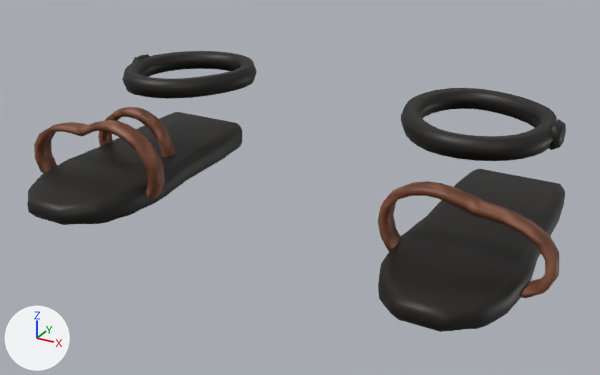
Before and after pictures for a commit that changed the glTF model assets/pirates/items/v5/sandals_male_hi.glb.
Both versions are drawn from a 50 mm camera at (0.326, -0.639, 0.31) aimed at (0.007, -0.059, 0.02). The lights are fixed; the arrows at lower left show +X, +Y and +Z. The older version comes first. Vertices at exactly the same position are counted once.

Script lines for the objects in view, before the commit:
```python
me_sandals_male_hi = bpy.data.meshes.new('sandals_male_hi')
me_sandals_male_hi.from_pydata(...)  # 2710 vertices, 5432 faces; spans x -0.244..0.241, y -0.19..0.056, z -0.003..0.099
me_sandals_male_hi.materials.append(mat_sandals)
ob_sandals_male_hi = bpy.data.objects.new('sandals_male_hi', me_sandals_male_hi)
ob_sandals_male_hi.location = (0.0, 0.0, 0.0)
```
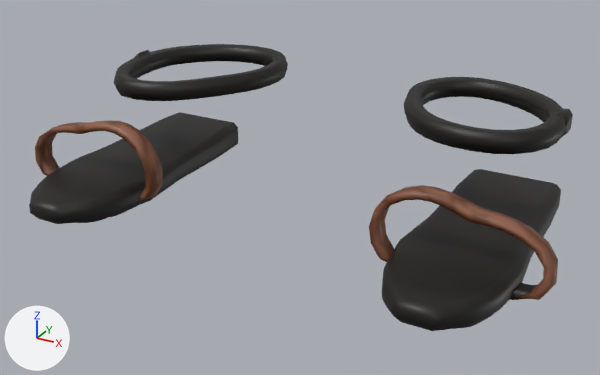
Where the change shows, as pixel boxes (x1, y1, x2, y2) in the pictures (600 x 375 px; the box of a moved part takes in the faces that stretch with it):
'sandals_male_hi', reshaped: before (27, 51, 566, 332); after (29, 44, 573, 331)
part 1 of me_sandals_male_hi, rebuilt: before (27, 112, 242, 225); after (29, 112, 238, 224)
part 2 of me_sandals_male_hi, rebuilt: before (401, 88, 557, 161); after (404, 77, 566, 154)
part 3 of me_sandals_male_hi, rebuilt (29% wider, 18% taller): before (122, 51, 257, 99); after (114, 44, 288, 101)
part 4 of me_sandals_male_hi, added (mostly hidden): after (134, 50, 150, 58)
part 5 of me_sandals_male_hi, added: after (557, 109, 573, 138)
part 6 of me_sandals_male_hi, deleted (brown): before (98, 107, 176, 157)
part 7 of me_sandals_male_hi, deleted: before (549, 119, 566, 150)
part 8 of me_sandals_male_hi, deleted (mostly hidden): before (132, 54, 149, 63)
part 9 of me_sandals_male_hi, moved or reshaped: before (378, 169, 565, 332); after (369, 169, 561, 331)
part 10 of me_sandals_male_hi, moved or reshaped: before (34, 120, 165, 200); after (35, 120, 163, 200)

Diff of the bpy script that builds the scene:
```diff
--- a/assets/pirates/items/v5/sandals_male_hi.glb.py
+++ b/assets/pirates/items/v5/sandals_male_hi.glb.py
@@ me_sandals_male_hi @@
 # used by ob_sandals_male_hi; location = (0.0, 0.0, 0.0)
-me_sandals_male_hi.from_pydata(...)  # 2710 vertices, 5432 faces; spans x -0.244..0.241, y -0.19..0.056, z -0.003..0.099
+me_sandals_male_hi.from_pydata(...)  # 2402 vertices, 4808 faces; spans x -0.242..0.24, y -0.191..0.09, z -0.003..0.099
+# me_sandals_male_hi part 1: the loose piece of 212 vertices spanning x -0.222..-0.11, y -0.19..0.056, z -0.003..0.023 is rebuilt with 212 vertices and now spans x -0.216..-0.117, y -0.191..0.055, z -0.003..0.023
+# me_sandals_male_hi part 2: the loose piece of 160 vertices spanning x 0.081..0.208, y -0.078..0.056, z 0.08..0.096 is rebuilt with 160 vertices and now spans x 0.068..0.211, y -0.058..0.088, z 0.08..0.096
+# me_sandals_male_hi part 3: the loose piece of 160 vertices spanning x -0.201..-0.084, y -0.069..0.054, z 0.08..0.096 is rebuilt with 160 vertices and now spans x -0.21..-0.065, y -0.08..0.09, z 0.08..0.096
+# me_sandals_male_hi part 4: a new loose piece of 73 vertices spanning x -0.215..-0.204, y -0.005..0.019, z 0.077..0.099, in mat_sandals
+# me_sandals_male_hi part 5: a new loose piece of 69 vertices spanning x 0.199..0.211, y 0.009..0.033, z 0.078..0.098, in mat_sandals
+# me_sandals_male_hi part 6: the loose piece of 314 vertices spanning x -0.22..-0.133, y -0.059..-0.046, z 0.001..0.061 is deleted
+# me_sandals_male_hi part 7: the loose piece of 71 vertices spanning x 0.201..0.213, y -0.023..0.002, z 0.077..0.099 is deleted
+# me_sandals_male_hi part 8: the loose piece of 69 vertices spanning x -0.207..-0.195, y -0.018..0.005, z 0.078..0.098 is deleted
+# me_sandals_male_hi part 9: 2 vertices moved within x 0.121..0.139, y -0.171..-0.122, z 0.004; 733 vertices removed from x 0.106..0.241, y -0.19..0.056, z -0.003..0.072; 733 vertices added at x 0.1..0.24, y -0.191..0.056, z -0.003..0.069
+# me_sandals_male_hi part 10: 2 vertices moved within x -0.188..-0.181, y -0.186..-0.121, z 0.007..0.059; 521 vertices removed from x -0.244..-0.102, y -0.186..0.052, z 0.0..0.07; 523 vertices added at x -0.242..-0.102, y -0.188..0.052, z 0.0..0.07
+# other edits to the shape of me_sandals_male_hi do not show in these pictures
 me_sandals_male_hi.materials.append(mat_sandals)
```
